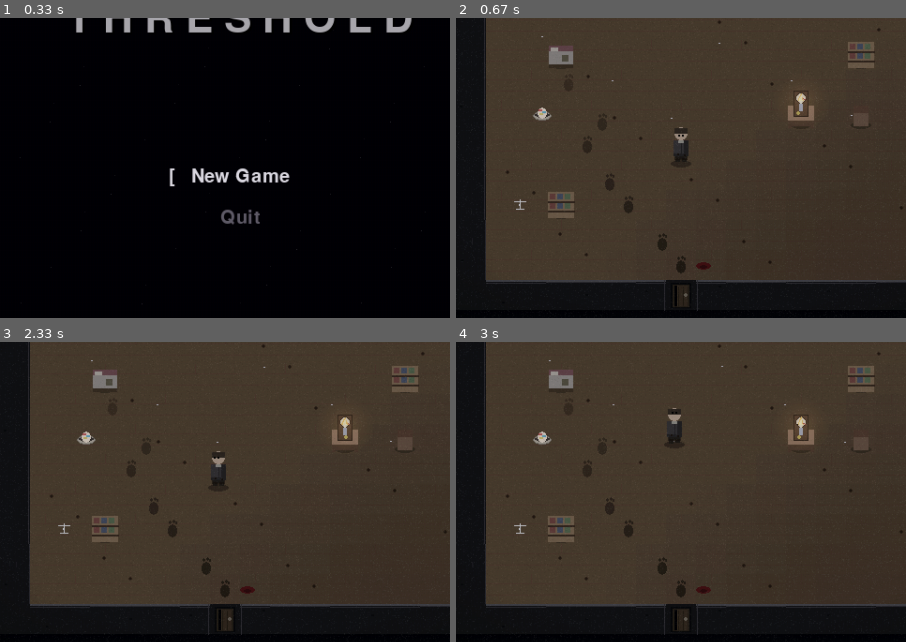
Above: before the commit, frames 1-4 (two rows, left to right).
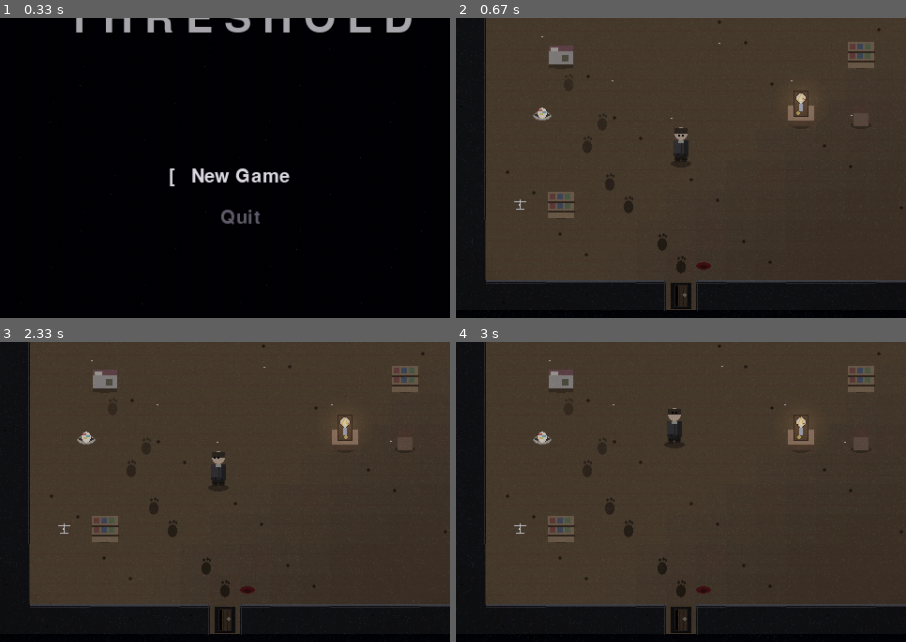
Above: after the commit, the same moments.

Repository: AV-ASU/Threshold
Game: pygame game, started from main.py
Same seed, same stepped clock (60 frames per second), same inputs: the game is played once before the commit and once after it.
Inputs:
- Up to frame 1 (0.33 s): no input
- Up to frame 2 (0.67 s): tap Enter at 0.33 s
- Up to frame 3 (2.33 s): type "ann" at 0.67 s; tap Enter at 1, 1.68, 2.23 s; tap Space at 1.22 s; type "a" at 1.55 s; type "r" at 2.1 s
- Up to frame 4 (3 s): hold Up from 2.65 s (still down)
The pictures show only the part of the screen within x 23-73%, y 31-81%; the shares and areas given below are measured in that part.

Frame 1 is identical in both runs. In frame 2, 0.3% of the frame differs, in the area x 46-54%, y 87-98%; in frame 3, 0.3%; in frame 4, 0.3%.

Commit message:
Fix doors juting out as black boxes; seat inn back door in the wall
The door draw filled its whole tile with wall-dark, which only looked
right when the door was fully surrounded by wall -- a door with floor
on some sides (like the inn's back door, placed a row inside the room)
became a black box jutting out of the floor. Doors now draw a frame +
slab OVER the floor with no full-tile fill: jamb posts blend into the
black wall when set in one, read as frame posts otherwise, and the
floor always shows around them. Also reseats the inn's back door from
the middle of the room into the actual south wall (spawn moved one tile
in). Smoke passes.

https://claude.ai/code/session_01GnCXFzCMyWzZvE9Lo4WQ4P

Diff:
--- a/scenes/base.py
+++ b/scenes/base.py
@@ -383,24 +383,26 @@
         pygame.draw.circle(surf, (10, 10, 14), (rx + 22, ry + 12), 4)
         pygame.draw.rect(surf, (10, 10, 14), (rx + 6, ry + 18, 20, 10))
     elif kind == "door":
-        # An opening CUT INTO the wall, not a panel on top of it. The
-        # tile fills with wall-dark (matching the mass) so the door is
-        # flush with the wall on every side; a heavy plank slab sits
-        # set-back in the recess, hung a crack ajar onto black. The dark
-        # margin is what keeps it from reading as a floating brown box.
-        pygame.draw.rect(surf, (18, 17, 22), (rx, ry, TILE, TILE))       # recess = wall
-        pygame.draw.rect(surf, (8, 7, 11), (rx + 5, ry + 3, 22, 27))     # deep jamb shadow
-        pygame.draw.rect(surf, (44, 32, 21), (rx + 7, ry + 5, 18, 24))   # frame
-        pygame.draw.rect(surf, (57, 42, 26), (rx + 9, ry + 6, 14, 22))   # slab, inset
-        for sx in (13, 18):                                             # planks
+        # A doorframe + slab drawn OVER the floor -- no full-tile dark
+        # fill. In a wall the jamb posts blend into the black mass; out
+        # in the open they read as frame posts. Either way the floor
+        # shows around it, so a door never becomes a black box jutting
+        # out of the floor.
+        pygame.draw.rect(surf, (10, 9, 12), (rx + 5, ry + 28, 22, 3))    # threshold shadow
+        pygame.draw.rect(surf, (15, 14, 18), (rx + 5, ry + 3, 4, 27))    # left jamb
+        pygame.draw.rect(surf, (15, 14, 18), (rx + 23, ry + 3, 4, 27))   # right jamb
+        pygame.draw.rect(surf, (15, 14, 18), (rx + 5, ry + 3, 22, 3))    # head
+        pygame.draw.rect(surf, (44, 32, 21), (rx + 9, ry + 5, 14, 24))   # frame
+        pygame.draw.rect(surf, (57, 42, 26), (rx + 10, ry + 6, 12, 22))  # slab
+        for sx in (14, 18):                                             # planks
             pygame.draw.line(surf, (37, 26, 15),
                              (rx + sx, ry + 7), (rx + sx, ry + 27), 1)
         # Ajar gap -- a real slice of black down the hinge edge.
-        pygame.draw.rect(surf, (3, 2, 5), (rx + 9, ry + 6, 3, 22))
-        pygame.draw.line(surf, (70, 53, 32), (rx + 12, ry + 6),
-                         (rx + 12, ry + 27), 1)                          # lit jamb
+        pygame.draw.rect(surf, (3, 2, 5), (rx + 10, ry + 6, 3, 22))
+        pygame.draw.line(surf, (70, 53, 32), (rx + 13, ry + 6),
+                         (rx + 13, ry + 27), 1)                          # lit jamb
         # Dim iron knob (no bright brass to draw the eye).
-        pygame.draw.circle(surf, (112, 102, 88), (rx + 21, ry + 16), 2)
+        pygame.draw.circle(surf, (112, 102, 88), (rx + 20, ry + 16), 2)
     elif kind == "ladder_down":
         # Round-7 redraw: cellar HATCH (was a ladder visual). A square
         # wood box flush to the ground, two horizontal plank seams, and
--- a/scenes/house.py
+++ b/scenes/house.py
@@ -316,8 +316,8 @@
         "W................W",
         "W................W",
         "W..L.............W",
-        "W......D.........W",
-        "WWWWWWWWWWWWWWWWWW",
+        "W................W",
+        "WWWWWWWDWWWWWWWWWW",
     ]
     sc = Scene("house", floor, objects, music="home")
     # B = front door (south wall, col 13). The Innkeeper blocks this.
@@ -336,7 +336,7 @@
     # door.
     sc.set_spawn("from_bedroom", 13, 1)        # south of B (spare-room)
     sc.set_spawn("from_son_room", 4, 1)        # south of 1 (Innkeeper's bedroom)
-    sc.set_spawn("from_our_house_area", 7, 9)
+    sc.set_spawn("from_our_house_area", 7, 10)
     # The L cellar hatch is at (3, 9). Spawning even one tile north
     # of it (3, 8) shares the same column -- a south key press would
     # walk the player straight back onto L and re-enter the basement.
